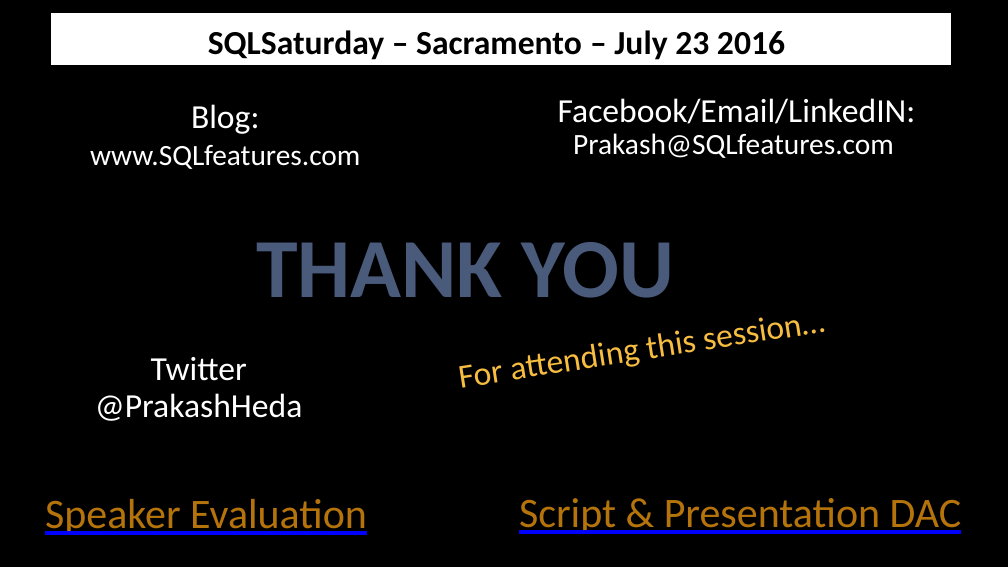
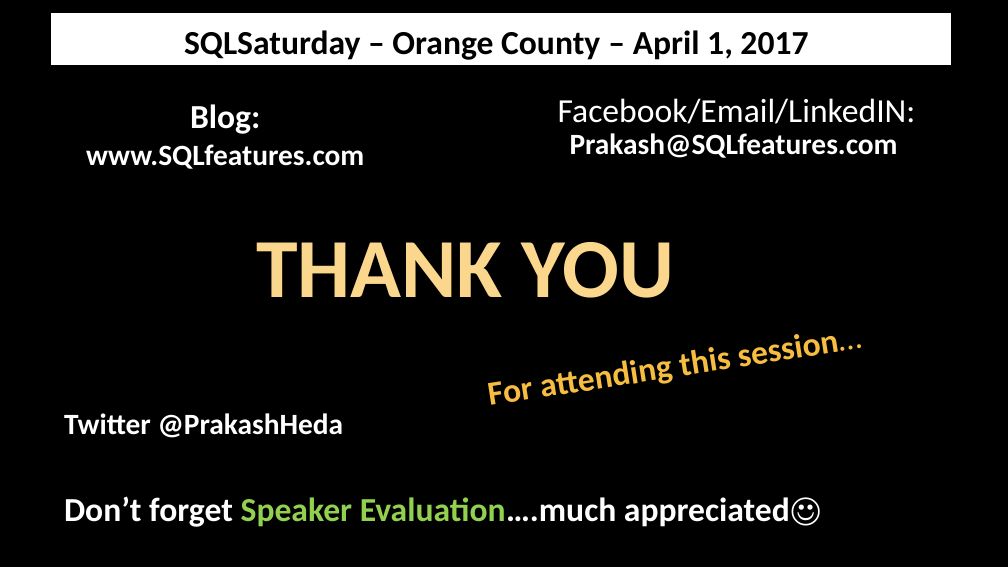
Before and after one commit to hedaprakash/SQLHealthCheck, a slide deck: slide 18 of Consolidated Essential Performance Health Check using PowerShell.pptx (slide 16 before the commit). Drawn at 1008x567 pixels with LibreOffice and Linux fonts; fonts in the diff are those of the drawing; background and template pictures are left out. Boxes give left, top, right and bottom in pixels: in the first picture for what was removed or moved away, otherwise in the second. Text is boxed around its words. In the diff, an @@ line names an element or a change of style, - is before the commit and + after.

```diff
--- a/Consolidated Essential Performance Health Check using PowerShell.pptx
+++ b/Consolidated Essential Performance Health Check using PowerShell.pptx
@@ text in rectangle at bbox=[184, 30, 808, 60]: text changed @@
-SQLSaturday – Sacramento – July 23 2016
+SQLSaturday – Orange County – April 1, 2017
@@ text "Facebook/Email/LinkedIN: Prakash@SQLfeatures.com" at bbox=[558, 98, 916, 158]: bold on in "Prakash@SQLfeatures.com" @@
@@ text "Blog: www.SQLfeatures.com" at bbox=[86, 104, 364, 169]: bold on @@
@@ text "THANK YOU" at bbox=[256, 242, 674, 298]: text colour #4A5A7A to #FAD78C @@
@@ ellipse removed at bbox=[32, 292, 365, 484] @@
@@ text "For attending this session…": place and size @@
-text "For attending this session…" at bbox=[460, 364, 504, 388]
+text "For attending this session…" at bbox=[490, 381, 535, 405]
@@ text "For attending this session…" at bbox=[490, 381, 535, 405]: bold on @@
@@ text "Twitter @PrakashHeda": place and size @@
-text "Twitter @PrakashHeda" at bbox=[95, 357, 303, 421]
+text "Twitter @PrakashHeda" at bbox=[64, 413, 344, 438]
@@ text "Twitter @PrakashHeda" at bbox=[64, 413, 344, 438]: size 32 to 28 pt, bold on; alignment centre to left; line spacing 0.9 to 1; less space between paragraphs; vertical alignment middle to top @@
@@ text at bbox=[64, 496, 821, 527]: text changed; size 40 to 32 pt; text colour #B5740B to #FFFFFF; bold on @@
-Speaker Evaluation
+Don’t forget Speaker Evaluation….much appreciated☺
@@ text removed at bbox=[519, 498, 962, 534] @@
-Script & Presentation DAC
```
Also in this commit, not shown: 12 other slides changed, 2 slides added, 6 other files.
